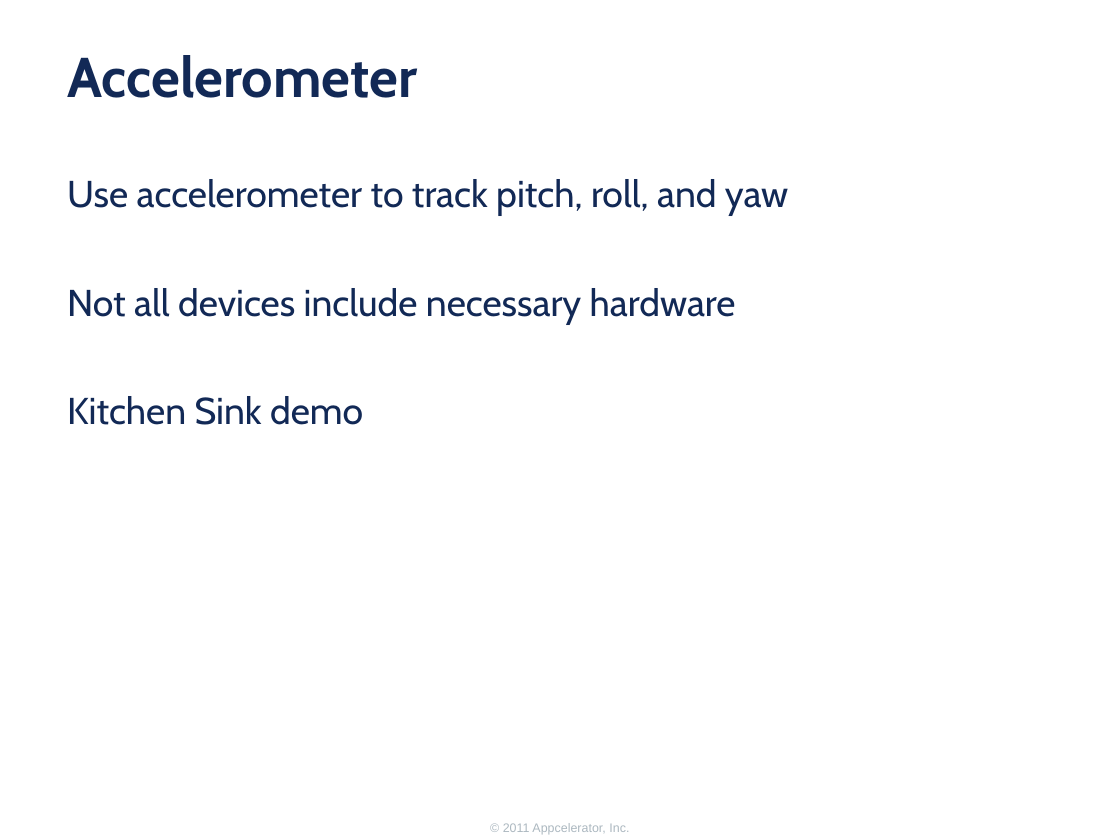
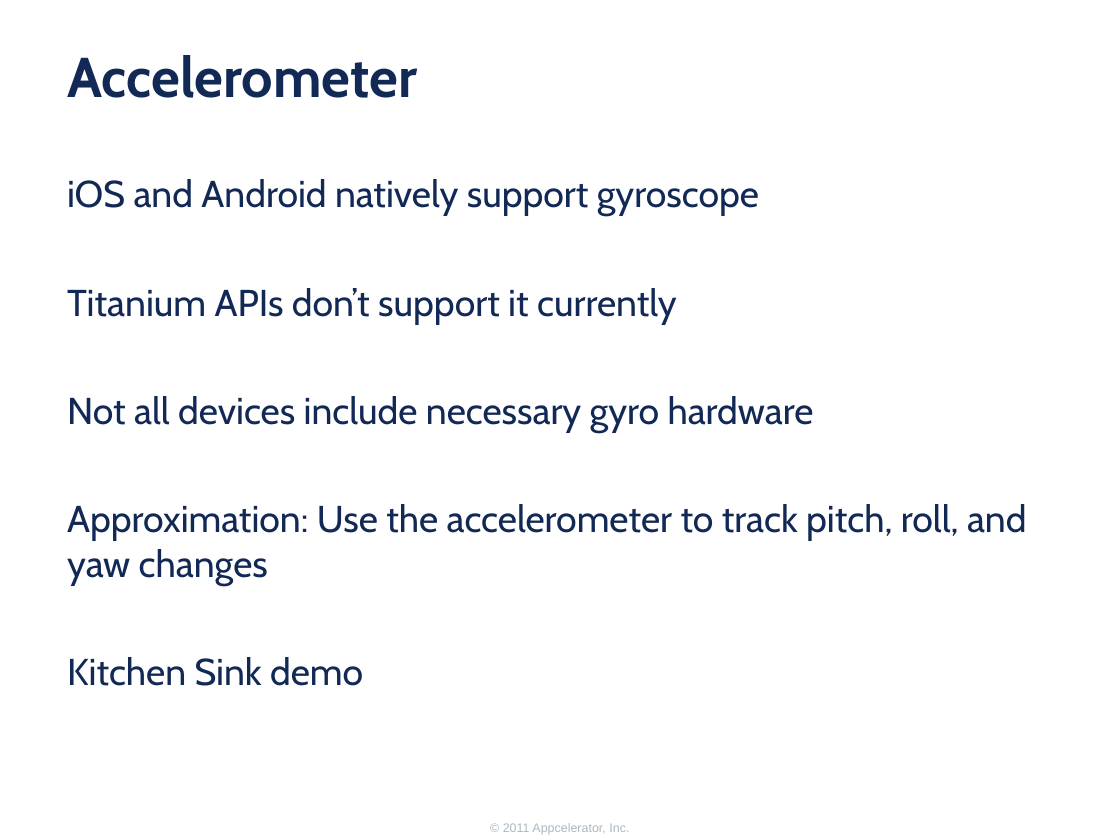
Before and after one commit to appcelerator-forks/appcelerator-training.tcmd_certification, a slide deck: slide 17 of 360/360.pptx (slide 18 before the commit). Drawn at 1120x840 pixels with LibreOffice and Linux fonts; fonts in the diff are those of the drawing; background and template pictures are left out. Boxes give left, top, right and bottom in pixels: in the first picture for what was removed or moved away, otherwise in the second. Text is boxed around its words. In the diff, an @@ line names an element or a change of style, - is before the commit and + after.

```diff
--- a/360/360.pptx
+++ b/360/360.pptx
@@ text at [67,179,1027,585]: text changed @@
-Use accelerometer to track pitch, roll, and yaw
-Not all devices include necessary hardware
+iOS and Android natively support gyroscope
+Titanium APIs don’t support it currently
+Not all devices include necessary gyro hardware
+Approximation: Use the accelerometer to track pitch, roll, and yaw changes
```
Also in this commit, not shown: 5 other slides changed, 1 slide removed.
